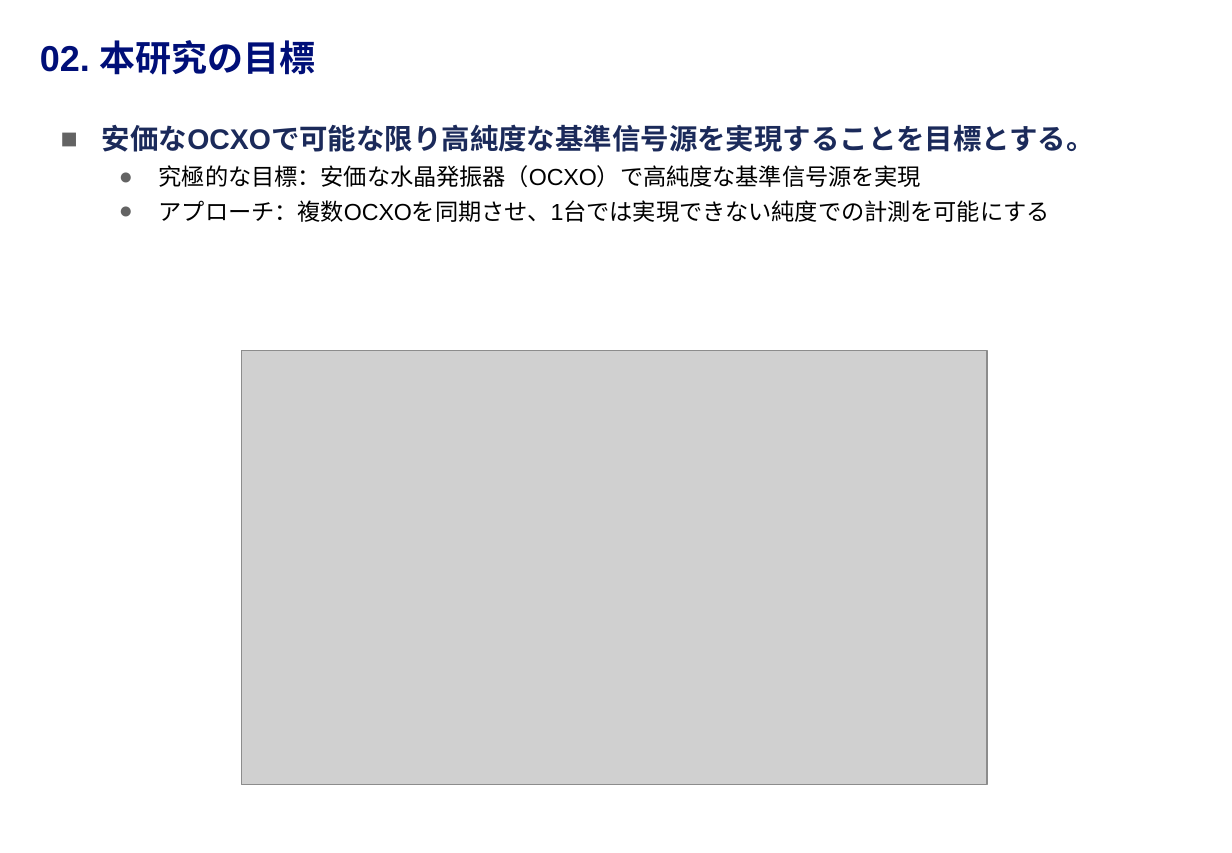
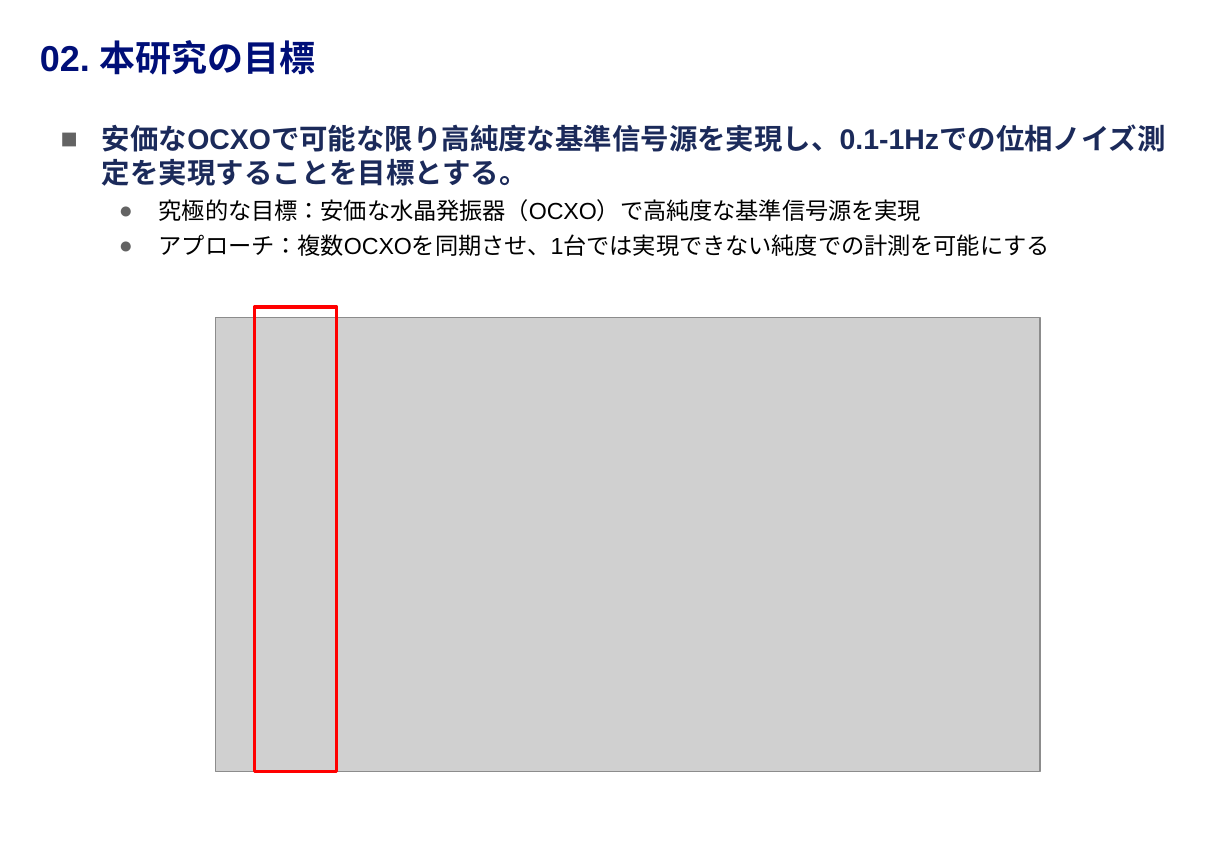
Before and after one commit to Harushirof/master_research, a slide deck: slide 5 of presentations/mid_term_202606/04_slides_draft/中間発表_スライド_v4.pptx. Drawn at 1232x853 pixels with LibreOffice and Linux fonts; fonts in the diff are those of the drawing; grey boxes stand for pictures; background and template pictures are left out. Boxes give left, top, right and bottom in pixels: in the first picture for what was removed or moved away, otherwise in the second. Text is boxed around its words. In the diff, an @@ line names an element or a change of style, - is before the commit and + after.

```diff
--- a/presentations/mid_term_202606/04_slides_draft/中間発表_スライド_v4.pptx
+++ b/presentations/mid_term_202606/04_slides_draft/中間発表_スライド_v4.pptx
@@ text at (102,124,1166,186): text changed @@
-■ 安価なOCXOで可能な限り高純度な基準信号源を実現することを目標とする。
+■ 安価なOCXOで可能な限り高純度な基準信号源を実現し、0.1-1Hzでの位相ノイズ測定を実現することを目標とする。
@@ picture: place and size @@
-picture at (241,350,987,785)
+picture at (216,317,1041,771)
@@ rectangle added at (255,307,337,771), outline #FF0000 2 pt @@
```
Also in this commit, not shown: 8 other slides changed, 3 slides added, 8 other files.
